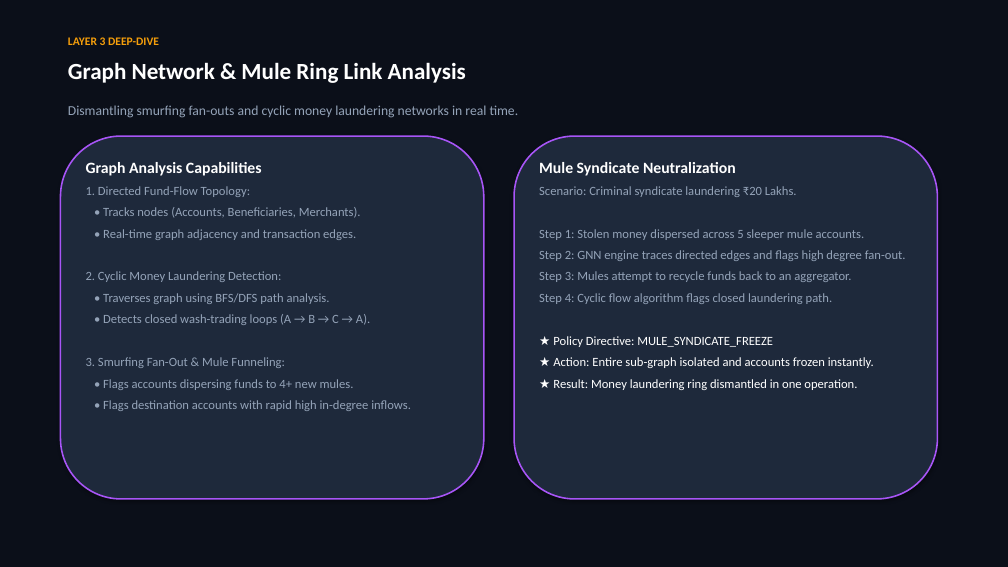
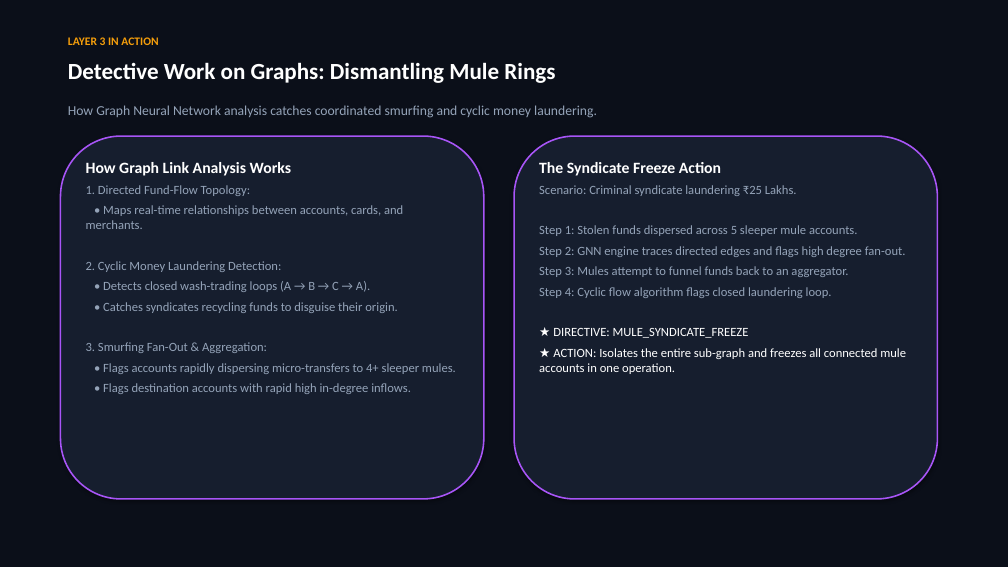
Before and after one commit to Abhay-s-8/defense, a slide deck: slide 6 of docs/AI_Defense_Lab_Presentation.pptx. Drawn at 1008x567 pixels with LibreOffice and Linux fonts; fonts in the diff are those of the drawing. Boxes give left, top, right and bottom in pixels: in the first picture for what was removed or moved away, otherwise in the second. Text is boxed around its words. In the diff, an @@ line names an element or a change of style, - is before the commit and + after.

```diff
--- a/docs/AI_Defense_Lab_Presentation.pptx
+++ b/docs/AI_Defense_Lab_Presentation.pptx
@@ text at box(68, 37, 158, 45): text changed @@
-LAYER 3 DEEP-DIVE
+LAYER 3 IN ACTION
@@ text at box(68, 62, 555, 83): text changed @@
-Graph Network & Mule Ring Link Analysis
+Detective Work on Graphs: Dismantling Mule Rings
@@ text at box(68, 105, 597, 118): text changed @@
-Dismantling smurfing fan-outs and cyclic money laundering networks in real time.
+How Graph Neural Network analysis catches coordinated smurfing and cyclic money laundering.
@@ rounded rectangle "How Graph Link Analysis Works" at box(60, 136, 484, 499): fill #1E293B to #161E2E @@
@@ rounded rectangle "The Syndicate Freeze Action" at box(514, 136, 938, 499): fill #1E293B to #161E2E @@
@@ text in rounded rectangle at box(86, 162, 291, 176): text changed @@
-Graph Analysis Capabilities
+How Graph Link Analysis Works
@@ text in rounded rectangle at box(539, 162, 858, 236): text changed @@
-Mule Syndicate Neutralization
-Scenario: Criminal syndicate laundering ₹20 Lakhs.
-Step 1: Stolen money dispersed across 5 sleeper mule accounts.
+The Syndicate Freeze Action
+Scenario: Criminal syndicate laundering ₹25 Lakhs.
+Step 1: Stolen funds dispersed across 5 sleeper mule accounts.
@@ text in rounded rectangle at box(86, 205, 403, 229): text changed @@
-• Tracks nodes (Accounts, Beneficiaries, Merchants).
-• Real-time graph adjacency and transaction edges.
+• Maps real-time relationships between accounts, cards, and merchants.
@@ text in rounded rectangle at box(86, 185, 411, 394): less space between paragraphs @@
@@ text in rounded rectangle at box(539, 266, 906, 374): text changed @@
-Step 3: Mules attempt to recycle funds back to an aggregator.
-Step 4: Cyclic flow algorithm flags closed laundering path.
-★ Policy Directive: MULE_SYNDICATE_FREEZE
-★ Action: Entire sub-graph isolated and accounts frozen instantly.
-★ Result: Money laundering ring dismantled in one operation.
+Step 3: Mules attempt to funnel funds back to an aggregator.
+Step 4: Cyclic flow algorithm flags closed laundering loop.
+★ DIRECTIVE: MULE_SYNDICATE_FREEZE
+★ ACTION: Isolates the entire sub-graph and freezes all connected mule accounts in one operation.
@@ text in rounded rectangle at box(539, 246, 906, 257): less space between paragraphs @@
@@ text in rounded rectangle at box(103, 293, 330, 304): paragraph removed @@
-• Traverses graph using BFS/DFS path analysis.
@@ text in rounded rectangle at box(86, 302, 456, 374): text changed @@
-3. Smurfing Fan-Out & Mule Funneling:
-• Flags accounts dispersing funds to 4+ new mules.
+• Catches syndicates recycling funds to disguise their origin.
+3. Smurfing Fan-Out & Aggregation:
+• Flags accounts rapidly dispersing micro-transfers to 4+ sleeper mules.
```
Also in this commit, not shown: 10 other slides changed, 1 slide added, 1 slide removed, 2 other files.
